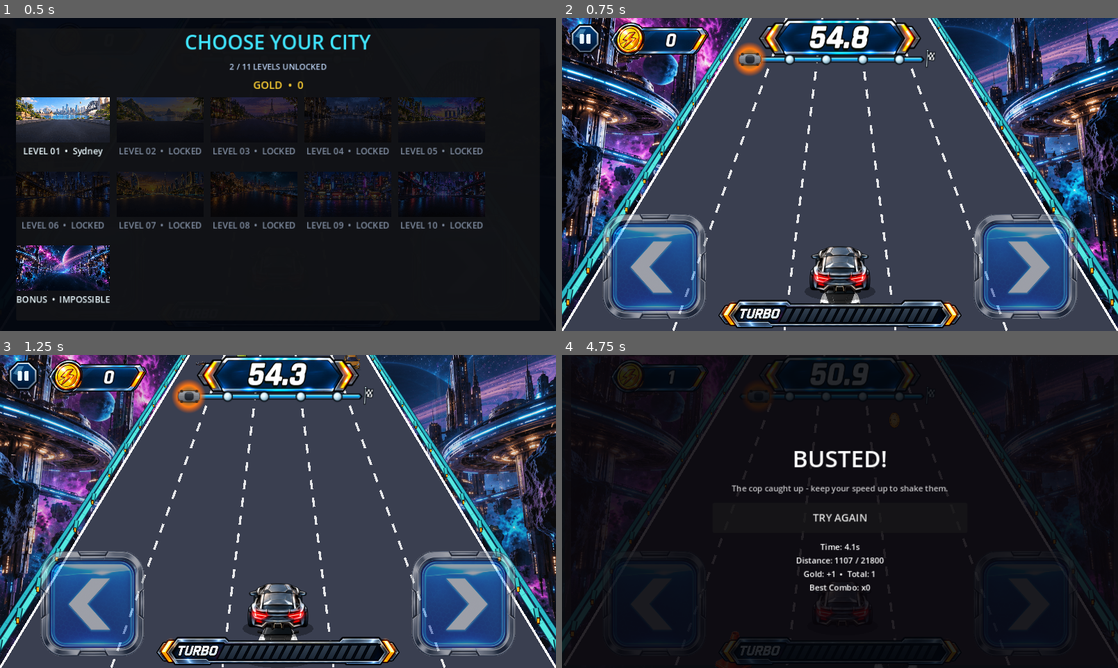
Above: before the commit, frames 1-4 (two rows, left to right).
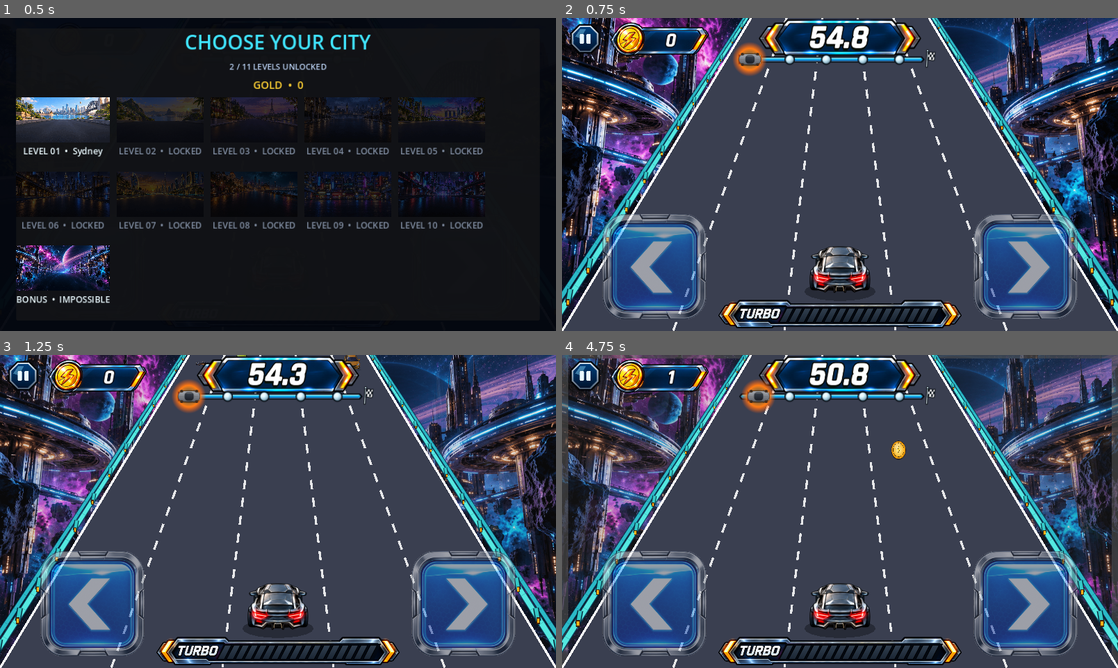
Above: after the commit, the same moments.

Repository: kjs8806/swerve
Game: Godot game, scene res://scenes/Main.tscn
The game is run twice, just before and just after one commit, with the same random seed, the same clock (stepped at 60 frames per second) and the same inputs.
Inputs (mouse positions are in pixels of both pictures, inside the frame that each line leads up to):
- Up to frame 1 (0.5 s): no input
- Up to frame 2 (0.75 s): click (656, 265) at 0.5 s
- Up to frame 3 (1.25 s): no input
- Up to frame 4 (4.75 s): tap Enter at 1.25, 1.35, 2.3, 2.85, 3.6 s; hold Right 1.28-2.03 s; tap Space at 1.52, 1.55, 1.82, 2.1, 2.27, 2.57, 3.05, 3.77, 4.07, 4.35, 4.52 s; hold Left 2.03-2.78 s; hold Right 2.78-4.28 s; hold Left from 4.28 s (still down)

Frame 1 is identical in both runs. In frame 2, 0.2% of the frame differs, in the area x 46-54%, y 87-92%; in frame 3, 0.2%; in frame 4, 93%, in the area x 0-100%, y 0-100%.

Commit message:
Revert "Add a pursuit chaser to the Impossible level"
This reverts commit 53d2d50cf2a8fb38449be871d551a15a1699b983.

Diff:
--- a/godot/levels/level_11_impossible.tres
+++ b/godot/levels/level_11_impossible.tres
@@ -28,9 +28,3 @@
 coin_run_max = 1
 turbo_spawn_min = 16.0
 turbo_spawn_max = 21.0
-has_chaser = true
-chaser_start_gap = 0.65
-chaser_close_rate = 0.16
-chaser_backoff_rate = 0.24
-chaser_cautious_speed_ratio = 0.74
-chaser_aggressive_speed_ratio = 0.93
--- a/godot/scripts/AudioController.gd
+++ b/godot/scripts/AudioController.gd
@@ -19,9 +19,6 @@
 const MUSIC_DUCK_TIME := 0.18
 const TURBO_FADE_IN_TIME := 0.10
 const TURBO_FADE_OUT_TIME := 0.15
-const CHASER_SIREN_DB := -14.0
-const CHASER_SIREN_FADE_IN_TIME := 0.25
-const CHASER_SIREN_FADE_OUT_TIME := 0.35
 const LANE_SOUND_COOLDOWN_MS := 80
 const COLLISION_SOUND_COOLDOWN_MS := 350
 const ROAD_HIT_SOUND_COOLDOWN_MS := 220
@@ -42,23 +39,18 @@
 const STREAM_RACE_START := preload("res://assets/audio/race-start.wav")
 const STREAM_FINISH_WIN := preload("res://assets/audio/finish-win.wav")
 const STREAM_TIME_UP := preload("res://assets/audio/time-up-failure.wav")
-const STREAM_CHASER_SIREN := preload("res://assets/audio/chaser-siren-loop.ogg")
-const STREAM_CHASER_BUSTED := preload("res://assets/audio/chaser-busted.wav")
 
 var background_music: AudioStreamPlayer
 var combo_voice: AudioStreamPlayer
 var engine_idle: AudioStreamPlayer
 var engine_drive: AudioStreamPlayer
 var turbo_sustain: AudioStreamPlayer
-var chaser_siren: AudioStreamPlayer
 var sfx_players: Dictionary = {}
 var engine_fade: Tween
 var music_fade: Tween
 var turbo_fade: Tween
-var chaser_siren_fade: Tween
 var engine_mode := "stopped"
 var turbo_active := false
-var chaser_siren_active := false
 var last_lane_sound_ms := -LANE_SOUND_COOLDOWN_MS
 var last_collision_sound_ms := -COLLISION_SOUND_COOLDOWN_MS
 var last_road_hit_sound_ms := -ROAD_HIT_SOUND_COOLDOWN_MS
@@ -71,12 +63,10 @@
 	engine_idle = _make_player("EngineIdle", STREAM_ENGINE_IDLE, ENGINE_IDLE_DB)
 	engine_drive = _make_player("EngineDrive", STREAM_ENGINE_DRIVE, SILENT_DB)
 	turbo_sustain = _make_player("TurboSustain", STREAM_TURBO_SUSTAIN, SILENT_DB)
-	chaser_siren = _make_player("ChaserSiren", STREAM_CHASER_SIREN, SILENT_DB)
 	_set_loop(STREAM_BACKGROUND_MUSIC, true)
 	_set_loop(STREAM_ENGINE_IDLE, true)
 	_set_loop(STREAM_ENGINE_DRIVE, true)
 	_set_loop(STREAM_TURBO_SUSTAIN, true)
-	_set_loop(STREAM_CHASER_SIREN, true)
 
 	_add_sfx("lane_change", STREAM_LANE_CHANGE, -8.0, 2)
 	_add_sfx("coin", STREAM_COIN, -5.0, 4)
@@ -90,7 +80,6 @@
 	_add_sfx("race_start", STREAM_RACE_START, -3.0)
 	_add_sfx("finish_win", STREAM_FINISH_WIN, -4.0)
 	_add_sfx("time_up", STREAM_TIME_UP, -5.0)
-	_add_sfx("chaser_busted", STREAM_CHASER_BUSTED, -3.0)
 	set_engine_idle()
 
 
@@ -196,35 +185,9 @@
 	fade.tween_property(engine_drive, "volume_db", SILENT_DB, LOOP_FADE_TIME)
 
 
-func set_chaser_siren(active: bool) -> void:
-	if active == chaser_siren_active:
-		return
-	chaser_siren_active = active
-	if chaser_siren_fade != null and chaser_siren_fade.is_valid():
-		chaser_siren_fade.kill()
-	chaser_siren_fade = create_tween()
-	if active:
-		if not chaser_siren.playing:
-			chaser_siren.volume_db = SILENT_DB
-			chaser_siren.play()
-		chaser_siren_fade.tween_property(chaser_siren, "volume_db", CHASER_SIREN_DB, CHASER_SIREN_FADE_IN_TIME)
-	else:
-		chaser_siren_fade.tween_property(chaser_siren, "volume_db", SILENT_DB, CHASER_SIREN_FADE_OUT_TIME)
-		chaser_siren_fade.tween_callback(func(): chaser_siren.stop())
-
-
-func chaser_busted() -> void:
-	set_chaser_siren(false)
-	set_turbo(false)
-	stop_background_music()
-	stop_engine()
-	_play("chaser_busted")
-
-
 func begin_race(play_ui_tap: bool) -> void:
 	_stop_one_shots()
 	set_turbo(false)
-	set_chaser_siren(false)
 	last_countdown_second = -1
 	last_lane_sound_ms = -LANE_SOUND_COOLDOWN_MS
 	last_collision_sound_ms = -COLLISION_SOUND_COOLDOWN_MS
@@ -305,7 +268,6 @@
 
 func finish_race(won: bool) -> void:
 	set_turbo(false)
-	set_chaser_siren(false)
 	stop_background_music()
 	stop_engine()
 	_play("finish_win" if won else "time_up")
--- a/godot/scripts/LevelConfig.gd
+++ b/godot/scripts/LevelConfig.gd
@@ -31,17 +31,6 @@
 @export var turbo_spawn_min: float = 7.0
 @export var turbo_spawn_max: float = 11.0
 
-@export_group("Chaser")
-# The chaser is a pursuit car that closes in when the player coasts and
-# backs off when they push speed/turbo - a dynamic antagonist rather than
-# a static hazard. Off by default; only the hardest levels should enable it.
-@export var has_chaser: bool = false
-@export var chaser_start_gap: float = 0.65
-@export var chaser_close_rate: float = 0.16
-@export var chaser_backoff_rate: float = 0.24
-@export_range(0.0, 1.0) var chaser_cautious_speed_ratio: float = 0.74
-@export_range(0.0, 1.0) var chaser_aggressive_speed_ratio: float = 0.93
-
 
 func difficulty_at(elapsed: float) -> float:
 	return clampf(elapsed / maxf(obstacle_ramp_seconds, 0.1), 0.0, 1.0)
--- a/godot/scripts/Race.gd
+++ b/godot/scripts/Race.gd
@@ -114,28 +114,6 @@
 ]
 const TEX_PAUSE_ICON := preload("res://assets/hud/pause-button.png")
 const TEX_RESUME_ICON := preload("res://assets/hud/resume-button.png")
-
-# The chaser rides just behind the player at p > 1.0 (row_y/scale_at both
-# extrapolate correctly past 1.0 - see their definitions), so it reuses the
-# same lane/perspective math as every other road object instead of needing
-# its own screen-space layout.
-const TEX_CHASER_ANGLE_SHEET := preload("res://assets/vehicles/chaser-cop-angle-sheet.png")
-const CHASER_MIN_GAP := 0.0
-const CHASER_MAX_GAP := 1.0
-# row_y(p) crosses the bottom of the viewport around p ~= 1.17-1.2 (it's a
-# lerp against ease_p(p) = pow(p, 1.35), extrapolated past the player's own
-# p=1.0), so capping the offset at 0.16 keeps the chaser mostly on-screen
-# even at maximum danger instead of pushing it past the visible edge. The
-# floor at
-# 0.02 (rather than 0) matters just as much: at p=1.0 exactly the chaser
-# would render at the player's own screen position and size, fully
-# overlapping/replacing it, instead of tucked mostly-behind with just a
-# sliver showing.
-const CHASER_P_OFFSET_MIN := 0.02
-const CHASER_P_OFFSET_MAX := 0.16
-const CHASER_LANE_FOLLOW_RATE := 2.4
-const CHASER_BUST_LANE_TOLERANCE := 0.5
-const CHASER_SIREN_GAP_THRESHOLD := 0.35
 
 enum State { READY, PLAYING, PAUSED, WIN, LOSE }
 
@@ -186,9 +164,6 @@
 var highest_unlocked_level: int = 0
 var total_gold: int = 0
 var level_select: Control
-var chaser_gap: float = 1.0
-var chaser_lane_visual: float = float(player_lane)
-var chaser_siren_active: bool = false
 
 # ---------- HUD refs ----------
 @onready var timer_label: Label = $HUD/Root/TimerPanel/TimerLabel
@@ -434,11 +409,6 @@
 	obstacle_timer = 0.6
 	coin_timer = 0.9
 	turbo_spawn_timer = randf_range(active_level.turbo_spawn_min, active_level.turbo_spawn_max)
-	chaser_gap = active_level.chaser_start_gap if active_level.has_chaser else CHASER_MAX_GAP
-	chaser_lane_visual = player_lane_visual
-	if chaser_siren_active:
-		chaser_siren_active = false
-		_audio_call(&"set_chaser_siren", [false])
 	overlay.visible = false
 	pause_button.visible = true
 	pause_button.texture_normal = TEX_PAUSE_ICON
@@ -703,50 +673,6 @@
 	_audio_call(&"set_turbo", [false])
 
 
-# ---------- Chaser ----------
-# The cop car isn't a hazard to dodge - it's pressure that responds to how
-# the player is driving. Coasting below chaser_cautious_speed_ratio of the
-# level's speed ceiling lets it close in; turbo, a post-near-miss boost, or
-# just driving fast (at/above chaser_aggressive_speed_ratio) pushes it back.
-# Between those two thresholds the gap holds steady, so the player reads a
-# clear "too slow" / "fast enough" band instead of constant jitter.
-func _update_chaser(dt: float, speed: float) -> void:
-	var speed_ratio: float = speed / active_level.base_speed_max
-	var aggressive: bool = is_turbo or boost_t > 0.0 or speed_ratio >= active_level.chaser_aggressive_speed_ratio
-	var cautious: bool = not aggressive and speed_ratio <= active_level.chaser_cautious_speed_ratio
-	if aggressive:
-		chaser_gap = minf(CHASER_MAX_GAP, chaser_gap + active_level.chaser_backoff_rate * dt)
-	elif cautious:
-		chaser_gap = maxf(CHASER_MIN_GAP, chaser_gap - active_level.chaser_close_rate * dt)
-
-	chaser_lane_visual = lerpf(chaser_lane_visual, player_lane_visual, clampf(CHASER_LANE_FOLLOW_RATE * dt, 0.0, 1.0))
-
-	var is_close: bool = chaser_gap <= CHASER_SIREN_GAP_THRESHOLD
-	if is_close != chaser_siren_active:
-		chaser_siren_active = is_close
-		_audio_call(&"set_chaser_siren", [chaser_siren_active])
-
-	# invincible already covers turbo's own window, so a player who reached
-	# minimum gap only by riding turbo can't also get busted the instant it
-	# runs out. A swerve can still save a straight-line chase even at zero
-	# gap, since the chaser needs the same lane as well as the distance.
-	if chaser_gap <= CHASER_MIN_GAP and not invincible \
-			and absf(chaser_lane_visual - player_lane_visual) < CHASER_BUST_LANE_TOLERANCE:
-		_trigger_chaser_bust()
-
-
-func _trigger_chaser_bust() -> void:
-	state = State.LOSE
-	_deactivate_turbo()
-	turbo_pickups.clear()
-	chaser_siren_active = false
-	_audio_call(&"set_chaser_siren", [false])
-	_audio_call(&"chaser_busted")
-	hit_flash = 0.4
-	shake_t = SHAKE_DURATION
-	_show_end_screen(false, true)
-
-
 # ---------- Update ----------
 func _process(delta: float) -> void:
 	elapsed_t += delta
@@ -779,9 +705,6 @@
 	distance += speed * dt
 	var dp: float = (speed / ROAD_LENGTH) * dt
 	road_scroll += speed * dt
-
-	if active_level.has_chaser:
-		_update_chaser(dt, speed)
 
 	# Obstacles: position always advances, even once resolved (hit or
 	# passed) - otherwise a resolved car freezes in place forever instead
@@ -917,12 +840,11 @@
 		_show_end_screen(false)
 
 
-func _show_end_screen(won: bool, busted: bool = false) -> void:
+func _show_end_screen(won: bool) -> void:
 	overlay.visible = true
 	pause_button.visible = false
-	overlay_title.text = "FINISH!" if won else ("BUSTED!" if busted else "TIME UP")
+	overlay_title.text = "FINISH!" if won else "TIME UP"
 	overlay_subtitle.text = ("Level %d complete — %s mastered." % [active_level.level_number, active_level.city_name] if won
-		else "The cop caught up - keep your speed up to shake them." if busted
 		else "Try %s again and watch for the open lane." % active_level.city_name)
 	overlay_button.text = "LEVEL SELECT" if won else "TRY AGAIN"
 	var time_used: float = minf(time, active_level.race_time)
@@ -989,25 +911,6 @@
 		draw_items.append({"p": pickup["p"], "cb": func(): _draw_turbo_pickup(pickup)})
 	for o in obstacles:
 		draw_items.append({"p": o["p"], "cb": func(): _draw_obstacle(o)})
-
-	if active_level.has_chaser:
-		# gap 0 (busted) looms large just behind/below the player; gap 1
-		# (fully backed off) shrinks toward the player's own size/position,
-		# reading as "tucked in mostly out of sight." Position/scale use the
-		# real chaser_p (so it visibly grows and drops lower as danger
-		# rises), but the sort key is pinned just under the player's 1.001
-		# so the player sprite always paints on top of the shared overlap -
-		# without this, at low danger the two nearly coincide and whichever
-		# draws last (the smaller chaser) fully hides the player instead of
-		# the intended "mostly hidden behind, growing more exposed" look.
-		var chaser_p: float = 1.0 + lerpf(CHASER_P_OFFSET_MIN, CHASER_P_OFFSET_MAX, 1.0 - chaser_gap)
-		var chaser_depth: float = clampf(ease_p(chaser_p), 0.0, 1.0)
-		var chaser_flatness: float = lerpf(0.88, 1.0, chaser_depth)
-		draw_items.append({"p": 0.999, "cb": func():
-			_draw_angle_sprite_on_road(TEX_CHASER_ANGLE_SHEET, _angle_frame_for_lane(chaser_lane_visual),
-				Vector2(lane_x(chaser_lane_visual, chaser_p), row_y(chaser_p)),
-				scale_at(chaser_p) * HD_VEHICLE_SCALE, chaser_p, 0.32, chaser_flatness)
-		})
 
 	var remaining: float = active_level.finish_distance - distance
 	if remaining <= FINISH_REVEAL_RANGE and remaining > -FINISH_REVEAL_RANGE * 0.4:
Binary file removed: godot/assets/vehicles/chaser-cop-angle-sheet.png
Not shown, removed: godot/assets/audio/chaser-busted.wav
Not shown, removed: godot/assets/audio/chaser-siren-loop.ogg
